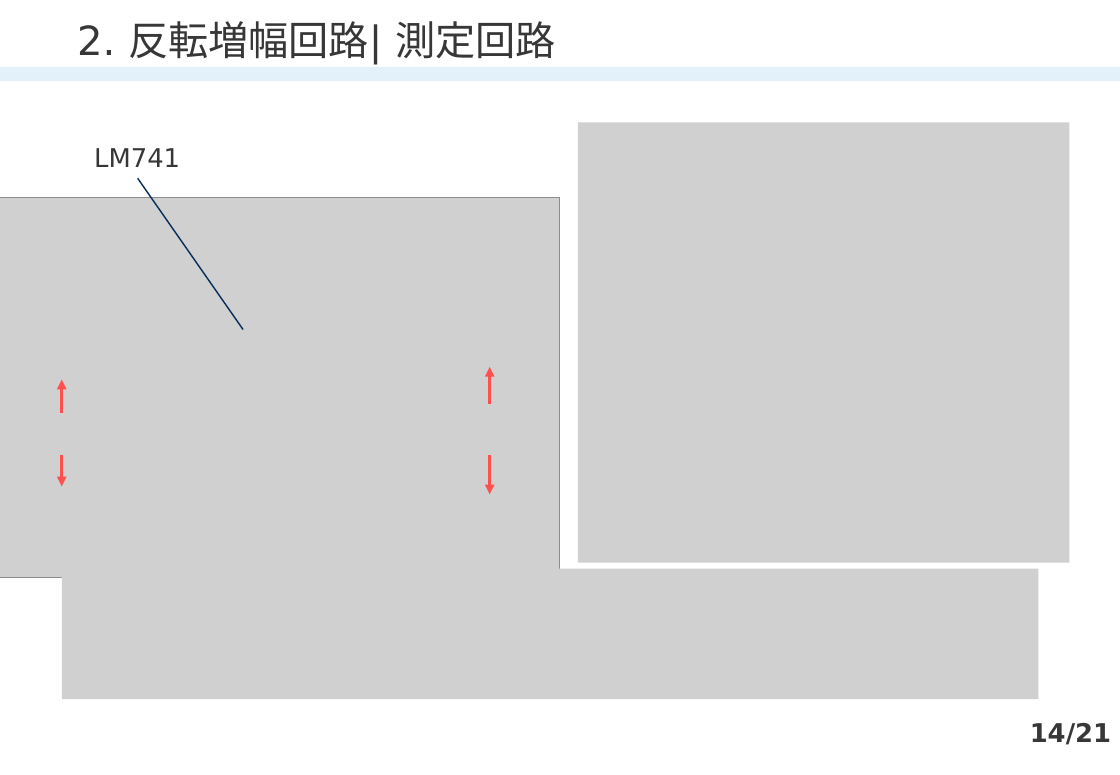
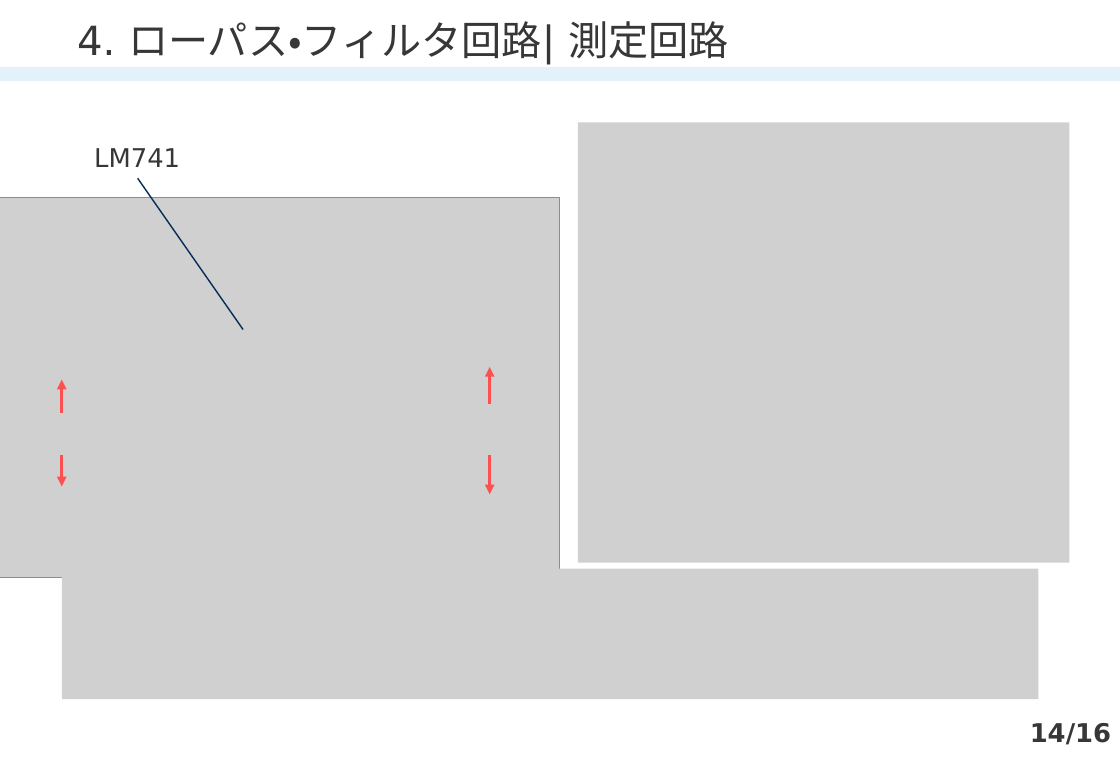
Before and after one commit to xiang-gong3944/----, a slide deck: slide 14 of 2024_05_10_電子回路/1522068_電子回路.pptx. Drawn at 1120x775 pixels with LibreOffice and Linux fonts; fonts in the diff are those of the drawing; grey boxes stand for pictures. Boxes give left, top, right and bottom in pixels: in the first picture for what was removed or moved away, otherwise in the second. Text is boxed around its words. In the diff, an @@ line names an element or a change of style, - is before the commit and + after.

```diff
--- a/2024_05_10_電子回路/1522068_電子回路.pptx
+++ b/2024_05_10_電子回路/1522068_電子回路.pptx
@@ title at (77, 21, 729, 65): text changed @@
-2. 反転増幅回路| 測定回路
+4. ローパス・フィルタ回路| 測定回路
@@ page number at (1030, 723, 1111, 745): text changed @@
-14/21
+14/16
```
Also in this commit, not shown: 8 other slides changed, 2 slides added, 1 other file.
